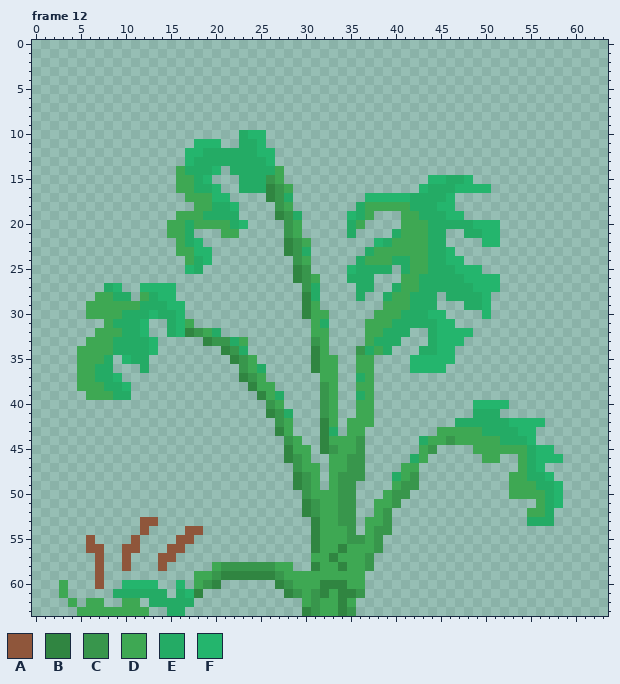
Two states of a pixel-art file, Twisted Petal/Assets/Aseprite/Enemies/Animated/Stationary/monsterraPlant.ase. The picture above was drawn from the file before the commit.
64x64 pixels, 22 frames. Colours within 5 levels of each other are drawn and written as one. Shown: frame 12. The commit also changed other frames, which this record leaves out.
Palette (. is transparent): A #8f563b  B #308541  C #38964c  D #3ea853  E #24ab65  F #24b56d
Pixels before, frame 12 (only the part around the change), first column x 0:
50 ..............................
51 ..............................
52 ..............................
53 ............AA................
54 ............A....AA...........
55 ......A....A....AA............
56 ......AA..AA...AA.............
57 .......A..A...AA..............
58 .......A..A...A.....DCCCCCCDD.
59 .......A..........DDCBBBBBBCDD
60 ...D...A..FFFF..F.DCB......BCD
61 ...D.....EEEEEE.EFB.........BC
62 ....D.DD..DD.EEEEE............
63 .....DDDDDDDD..EE.............
The result:
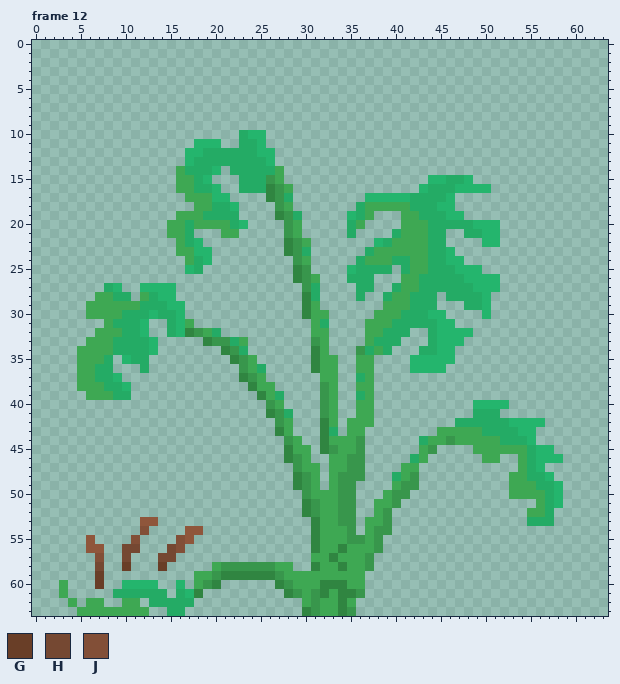
Colours new in this view: G #693e27  H #754832  J #824f37
Commit: Dirt settling thing looked very basic. So I updated it
Edits made:
Changed rows in their new state; - is an unchanged pixel.
Frame 12:
first column x 7:
54 -----J----
55 ----J----J
56 ---HH---HJ
57 J--H---HH-
58 H--G---G--
59 G---------
60 G---------
Changed places in both pictures, as pixel boxes (x1, y1, x2, y2):
changed: (95, 526, 185, 589)
